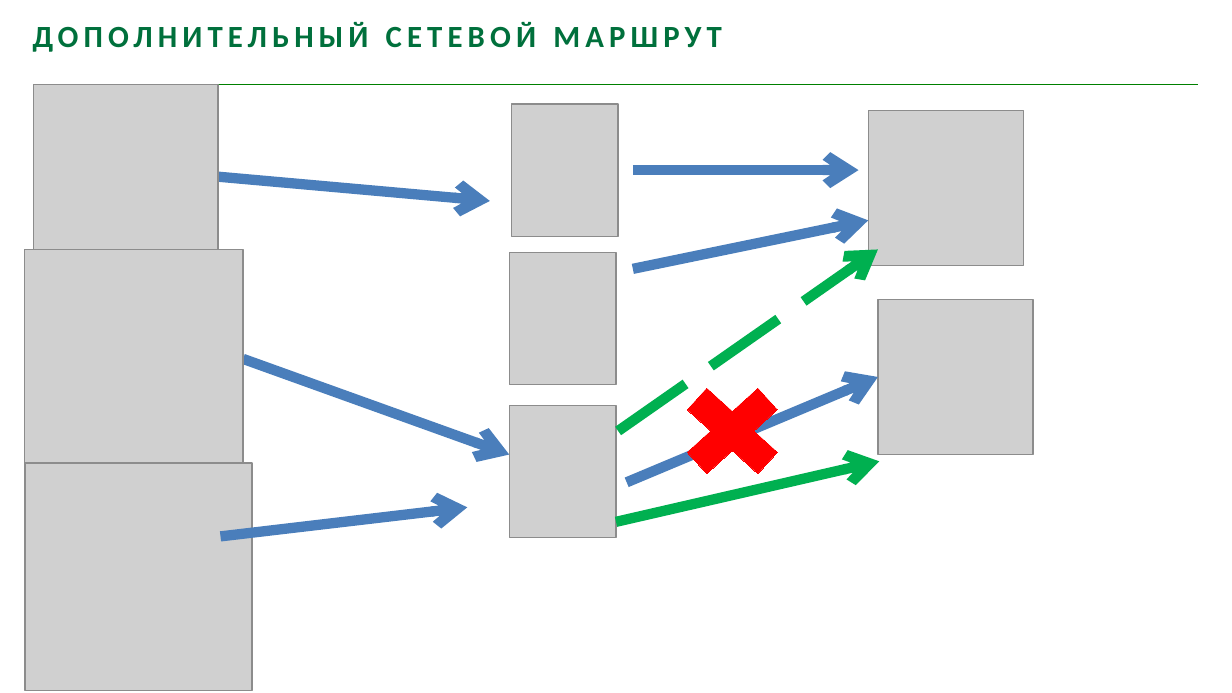
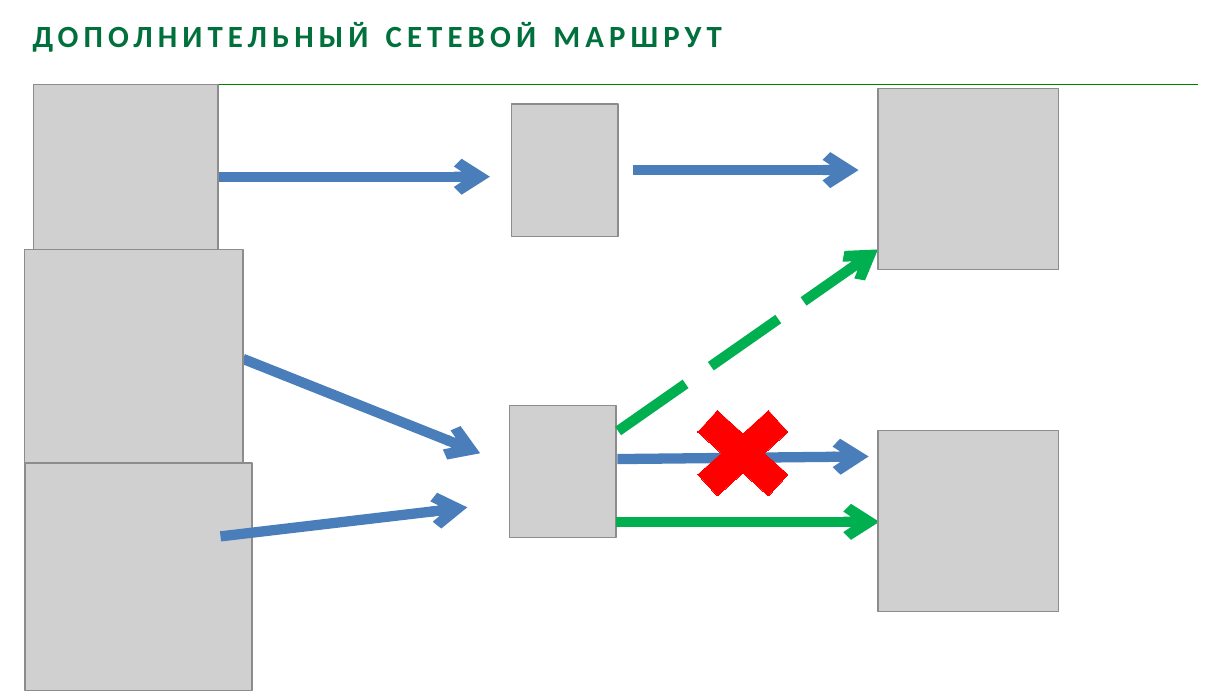
Before and after one commit to youhavebeenforked/JavaSchoolCourse, a slide deck: slide 26 of lessons/18_Hibernate/Лекция Distributed Systems.pptx (slide 30 before the commit). Drawn at 1232x693 pixels with LibreOffice and Linux fonts; fonts in the diff are those of the drawing; grey boxes stand for pictures; background and template pictures are left out. Boxes give left, top, right and bottom in pixels: in the first picture for what was removed or moved away, otherwise in the second. Text is boxed around its words. In the diff, an @@ line names an element or a change of style, - is before the commit and + after.

```diff
--- a/lessons/18_Hibernate/Лекция Distributed Systems.pptx
+++ b/lessons/18_Hibernate/Лекция Distributed Systems.pptx
@@ picture resized from (x1=869, y1=111, x2=1024, y2=266) to (x1=878, y1=89, x2=1060, y2=270) @@
@@ arrow moved from (218, 176) - (490, 201) to (218, 176) - (490, 176) @@
@@ arrow removed from (633, 269) to (869, 221) @@
@@ picture removed at (x1=509, y1=253, x2=616, y2=384) @@
@@ picture removed at (x1=878, y1=299, x2=1034, y2=455) @@
@@ arrow moved from (243, 359) - (509, 455) to (243, 359) - (480, 453) @@
@@ cross moved from (x1=664, y1=370, x2=800, y2=493) to (x1=675, y1=392, x2=811, y2=515) @@
@@ picture added at (x1=878, y1=431, x2=1060, y2=612) @@
@@ arrow moved from (627, 482) - (878, 377) to (617, 460) - (869, 457) @@
@@ arrow moved from (616, 522) - (880, 461) to (616, 522) - (880, 522) @@
```
Also in this commit, not shown: 27 other slides changed, 9 slides added, 12 slides removed.
